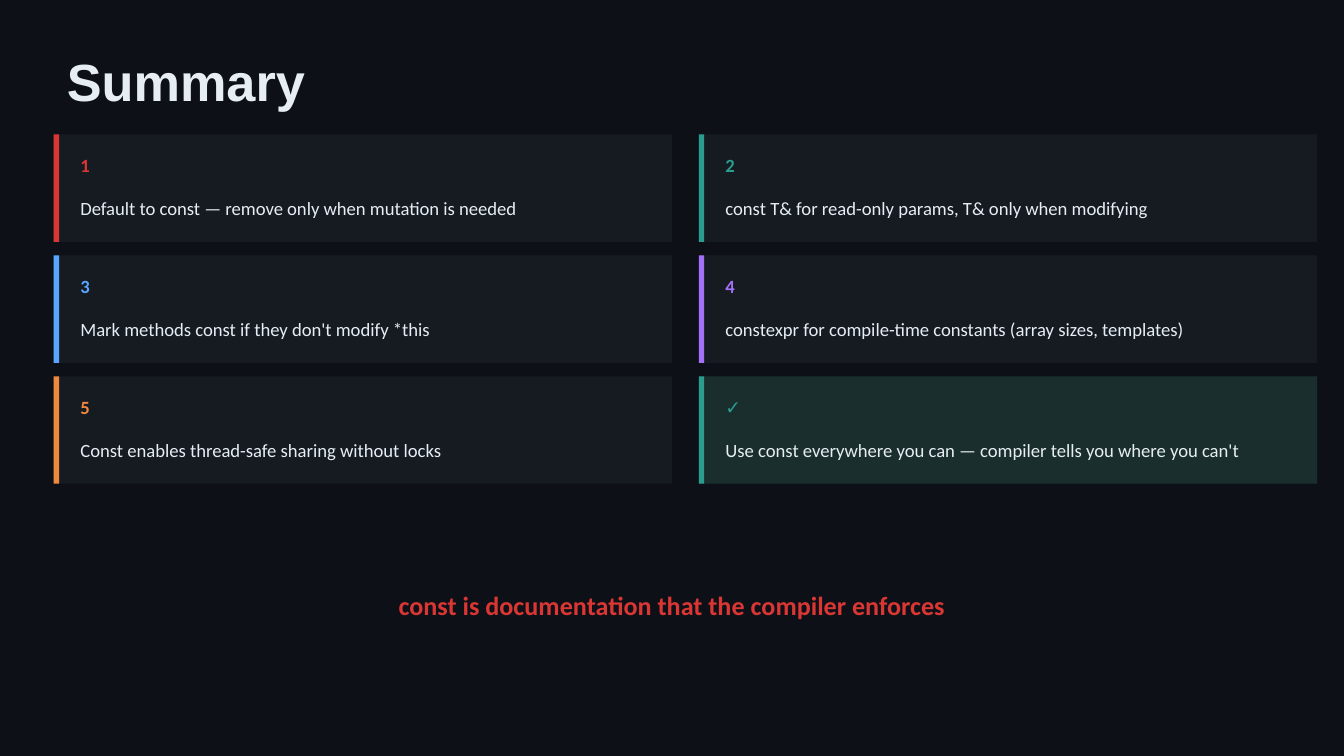
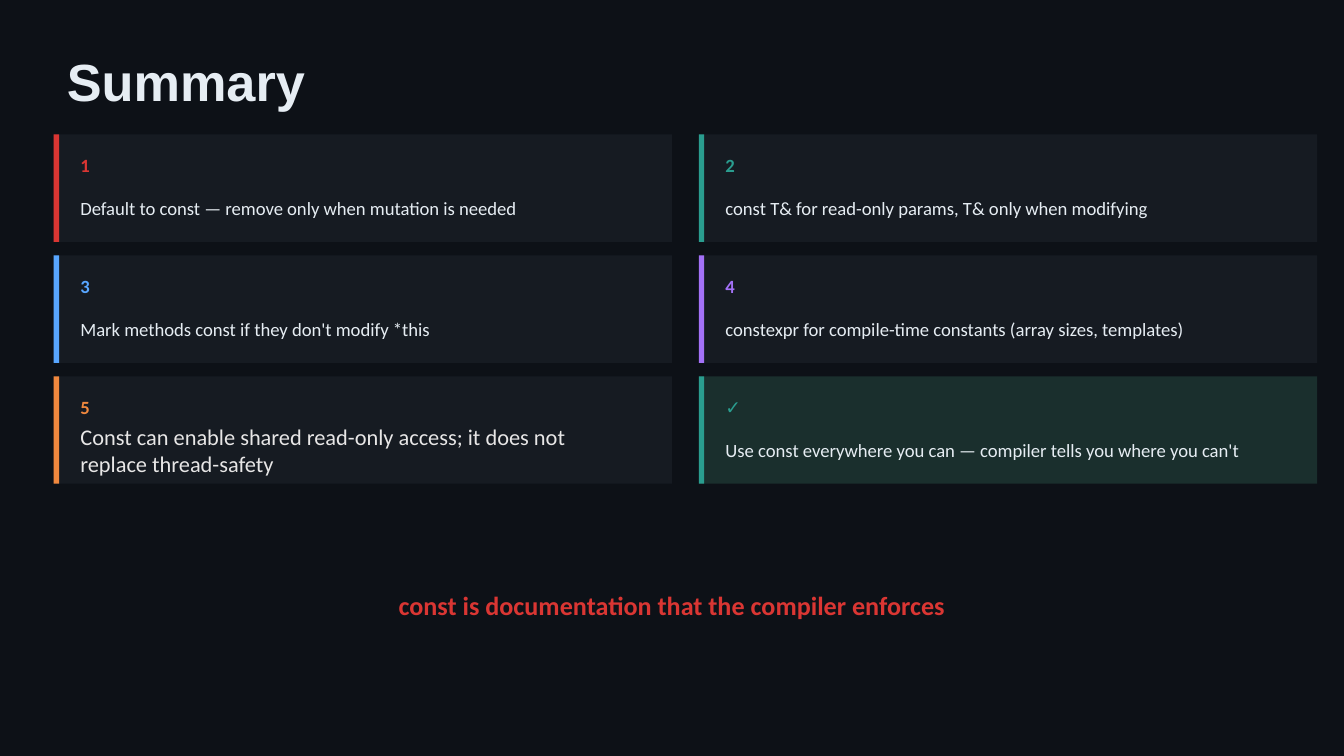
Before and after one commit to schroedermatthew/FatP, a slide deck: slide 7 of Teaching/Compile Time Errrors/problem_session_5_const_correctness.pptx. Drawn at 1344x756 pixels with LibreOffice and Linux fonts; fonts in the diff are those of the drawing. Boxes give left, top, right and bottom in pixels: in the first picture for what was removed or moved away, otherwise in the second. Text is boxed around its words. In the diff, an @@ line names an element or a change of style, - is before the commit and + after.

```diff
--- a/Teaching/Compile Time Errrors/problem_session_5_const_correctness.pptx
+++ b/Teaching/Compile Time Errrors/problem_session_5_const_correctness.pptx
@@ text at bbox=[80, 429, 565, 476]: text changed; size 10 to 12 pt; text colour #E6EDF3 to #E7E6E6 @@
-Const enables thread-safe sharing without locks
+Const can enable shared read-only access; it does not replace thread-safety
```
Also in this commit, not shown: 2 other slides changed, 48 other files.
